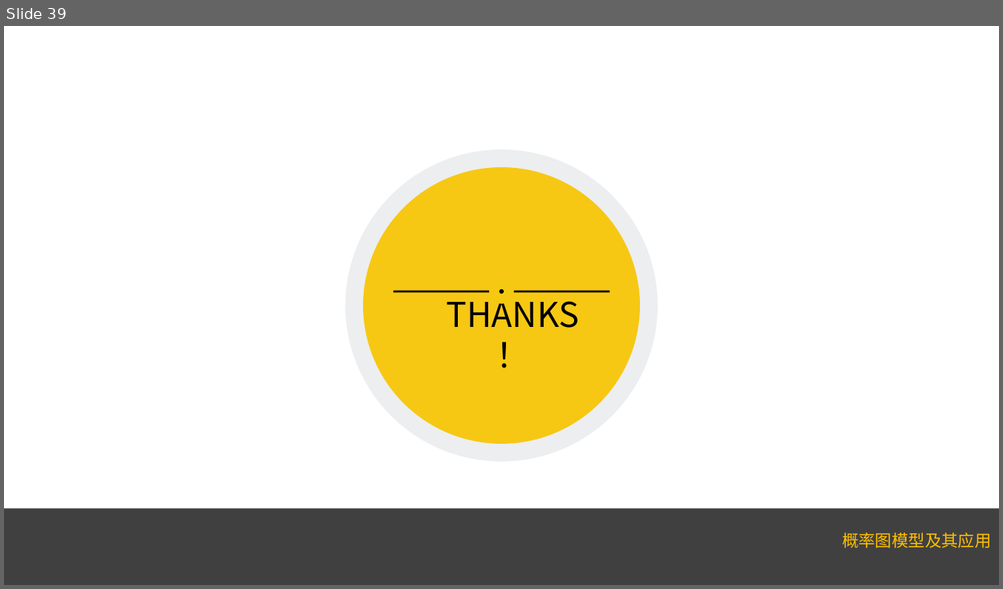
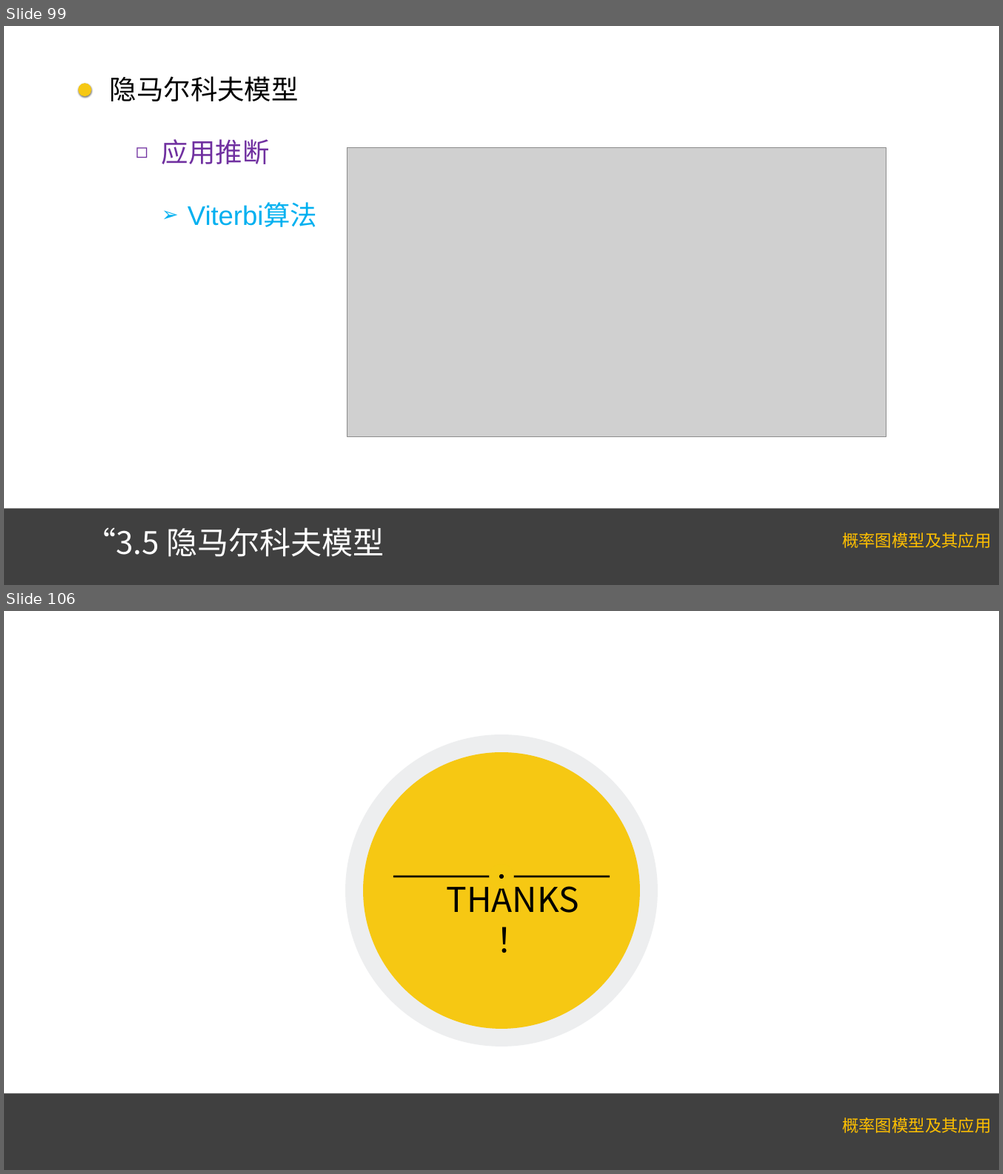
Before and after one commit to Lauralrf/Lauralrf.github.io, a slide deck: 3第三章有向图模型.pptx. Shown one above the other, each under a label of ours: slide 39 before the commit, slides 99 and 106 after it; the slides between them are not shown. The pictures are 1003x589 and 1003x1174 pixels, drawn with LibreOffice and Linux fonts; fonts in the diff are those of the drawing; grey boxes stand for pictures. Boxes give left, top, right and bottom in pixels: in the first picture for what was removed or moved away, otherwise in the second. Text is boxed around its words. In the diff, an @@ line names an element or a change of style, - is before the commit and + after.

```diff
--- a/3第三章有向图模型.pptx
+++ b/3第三章有向图模型.pptx
@@ slide 99 added at box(4, 26, 999, 585), background #FFFFFF; not listed: 2 template elements that a slide beside it also shows @@
@@ ellipse added at box(78, 83, 91, 96), fill #F6C813 @@
@@ text added at box(110, 76, 317, 227), 52 pt, text #00B0F0 @@
+隐马尔科夫模型
+  ◻ 应用推断
+    ➢ Viterbi算法
@@ picture added at box(347, 147, 885, 437) @@
@@ title added at box(85, 528, 384, 557), 60 pt, text #FFFFFF @@
+“3.5 隐马尔科夫模型
@@ what was slide 39 is now slide 106 @@
```
Also in this commit, not shown: 66 other slides added, 4 other files.
